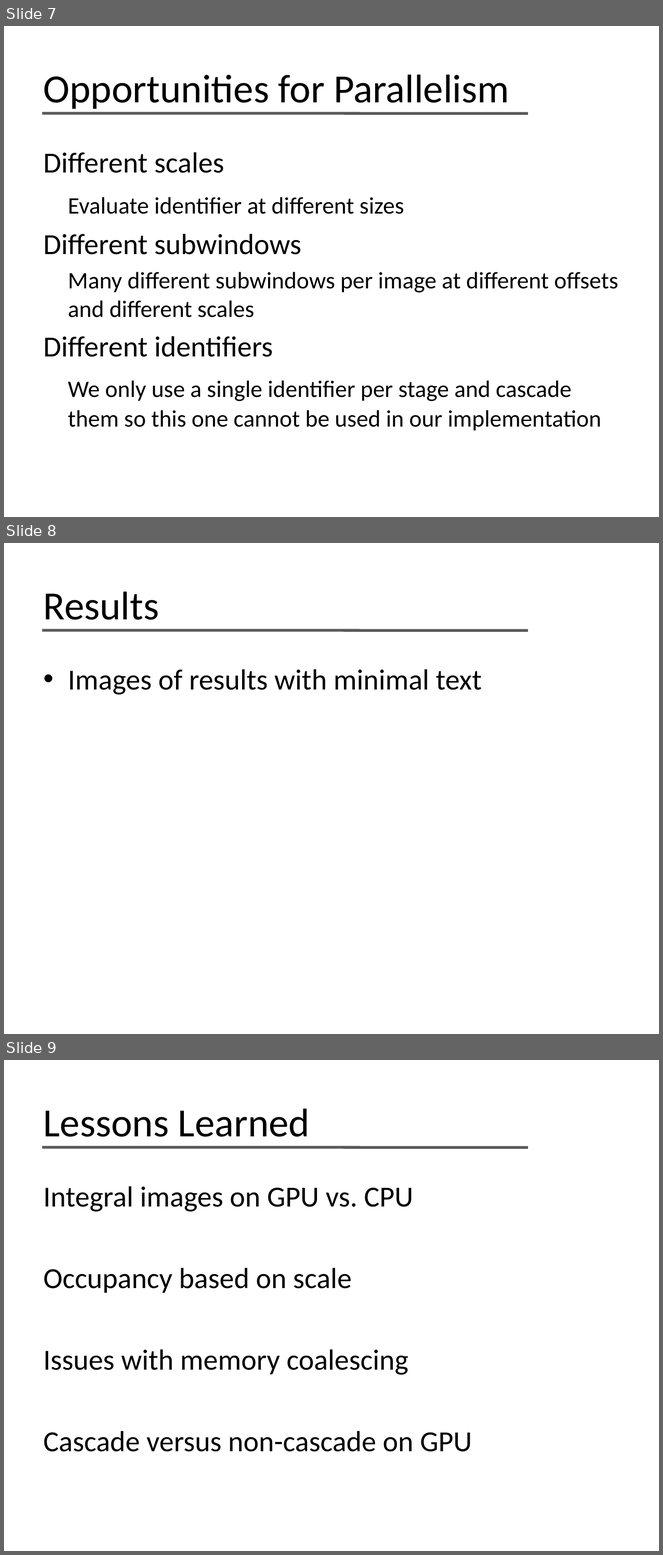
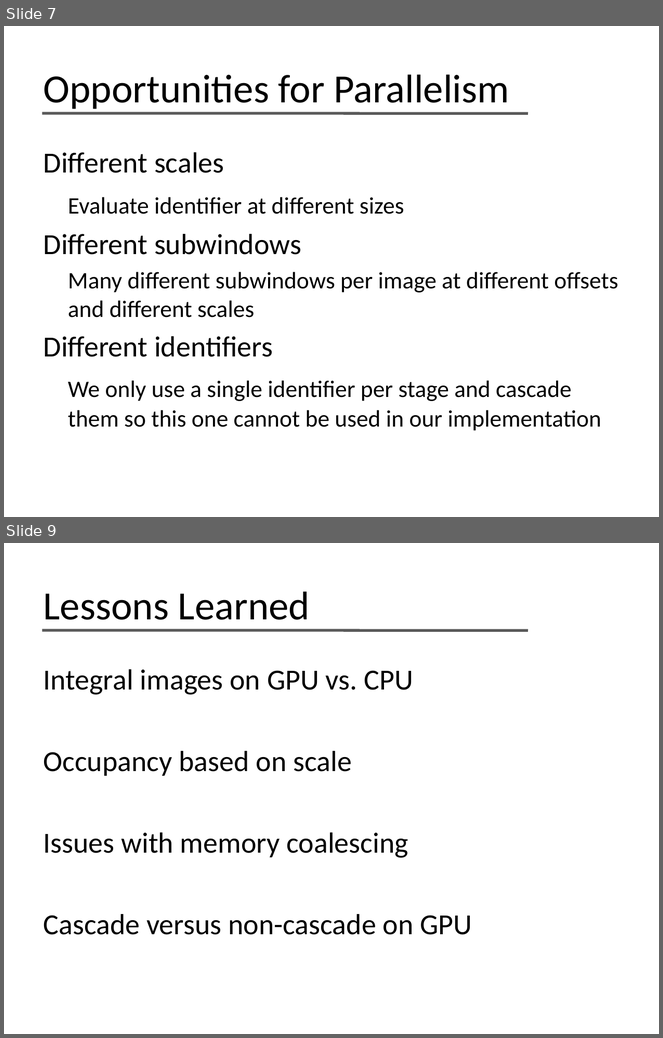
Before and after one commit to phil-monroe/EEC-277---GPU-Face-Detect, a slide deck: presentation/Face Detection on the GPU.pptx. Shown one above the other, each under a label of ours: slides 7, 8 and 9 before the commit, slides 7 and 9 after it; the slides between them are not shown. The pictures are 663x1555 and 663x1038 pixels, drawn with LibreOffice and Linux fonts; fonts in the diff are those of the drawing. Boxes give left, top, right and bottom in pixels: in the first picture for what was removed or moved away, otherwise in the second. Text is boxed around its words. In the diff, an @@ line names an element or a change of style, - is before the commit and + after.

Commit message:
updated presentation with results and other minor edits

```diff
--- a/presentation/Face Detection on the GPU.pptx
+++ b/presentation/Face Detection on the GPU.pptx
@@ slide 8 removed at box(4, 543, 659, 1034), background #FFFFFF; not listed: 1 template element that a slide beside it also shows @@
@@ title removed at box(44, 591, 159, 620) @@
-Results
@@ text removed at box(68, 669, 482, 695) @@
-• Images of results with minimal text
```
Also in this commit, not shown: 2 slides changed, 1 slide added, 1 other file.
